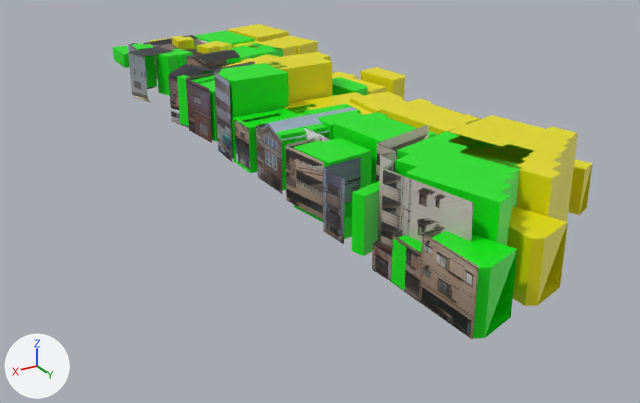
Two versions of the Blender file モデリング/新家系ストラクチャ/北千住~南千住/千住東/千住東.blend, one commit apart.
Both versions are drawn from a 50 mm camera at (58.5, 64.7, 53.0) aimed at (-18.7, -63.9, -11.4). The axes (+X, +Y, +Z) are drawn at lower left. The lights are the same throughout. The older version comes first.

The first picture shows '0', '1', '11', '2', '3', '4', '5', '7', '8', '9', 'test\u3000.005', 'test\u3000.083' and 5 more.
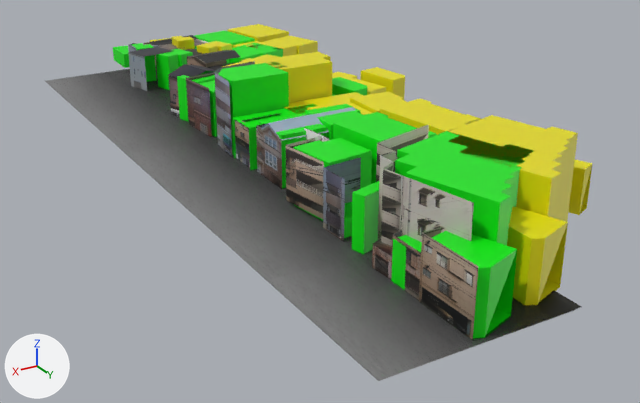
Where the change shows, as pixel boxes [x1, y1, x2, y2] in the pictures (640 x 403 px):
'平面', added
    after: [45, 72, 576, 381]
'平面.001', added
    after: [110, 69, 581, 341]

The edits, one by one:
Picture 'kage.png' (img_kage_png) is new.
Picture 'PrepareTemp-1p-0.png' (img_preparetemp_1p_0_png) is new.
Material 'マテリアル.043' (mat_マテリアル_043) is new.
Its texture is img_kage_png (with its transparency).
Material 'マテリアル.042' (mat_マテリアル_042) is new.
Its texture is img_preparetemp_1p_0_png.
Mesh me_平面_002 is new.
It has 4 vertices, 1 face and spans x -12.4..17.3, y -127.4..1.0, z -0.9..0.9.
It uses material mat_マテリアル_043 (picture img_kage_png).
Mesh me_平面_001 is new.
It has 4 vertices, 1 face and spans x -11.4..17.3, y -127.4..1.0, z -0.9..0.9.
It uses material mat_マテリアル_042 (picture img_preparetemp_1p_0_png).
Object '平面.001' (ob_平面_001) is new; it shows me_平面_002.
Its location is (-4.1, 0.0, 0.1).
Object '平面' (ob_平面) is new; it shows me_平面_001.
Its location is (-4.1, 0.0, 0.0).
